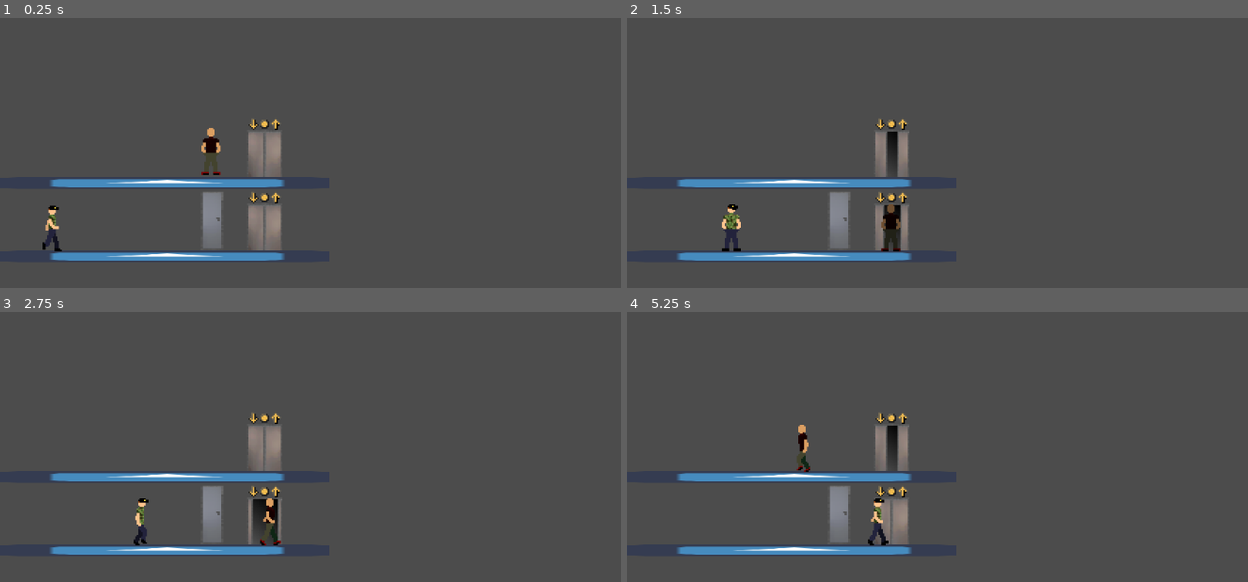
Above: before the commit, frames 1-4 (two rows, left to right).
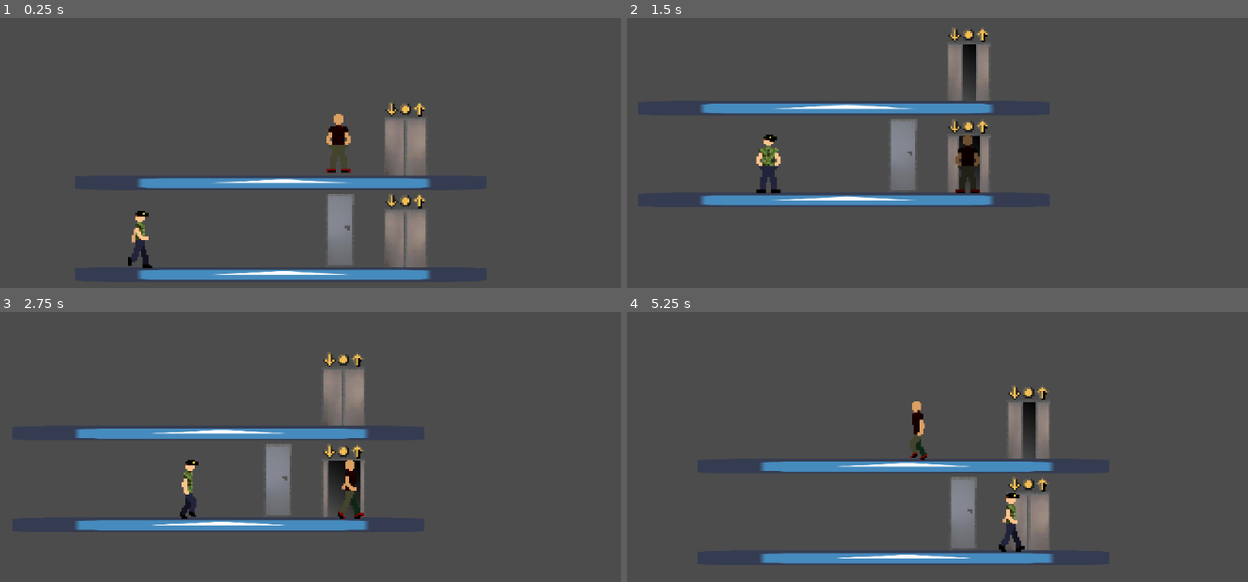
Above: after the commit, the same moments.

Repository: MihkelMK/suitsiidiindiviidid
Game: Godot game, scene res://main/Main.tscn
The game is run twice, just before and just after one commit, with the same random seed, the same clock (stepped at 60 frames per second) and the same inputs. The engine's default icon, where the game draws it, is replaced by a stand-in: a white triangle on a blue panel in a dark square.
Inputs:
- Up to frame 1 (0.25 s): no input
- Up to frame 2 (1.5 s): hold Right (ui_right) 0.53-1.28 s; hold E 0.53-1.28 s; hold Left (ui_left) from 1.28 s (still down); tap E at 1.35 s
- Up to frame 3 (2.75 s): release Left (ui_left) at 2.03 s; hold Right (ui_right) from 2.03 s (still down); hold E from 2.03 s (still down)
- Up to frame 4 (5.25 s): release E at 2.78 s; tap E at 2.85, 4.35 s; release Right (ui_right) at 3.53 s; hold E 3.53-4.28 s; hold Left (ui_left) from 3.53 s (still down); hold E from 5.03 s (still down)

The runs differ from the first frame. In frame 1, 13% of the frame differs, in the area x 6-70%, y 31-98%; in frame 2, 12%; in frame 3, 12%; in frame 4, 13%.

Commit message:
camera now follows the palyer

Diff:
--- a/src/main/Main.tscn
+++ b/src/main/Main.tscn
@@ -1,7 +1,6 @@
-[gd_scene load_steps=9 format=2]
+[gd_scene load_steps=8 format=2]
 
 [ext_resource path="res://main/Player.tscn" type="PackedScene" id=1]
-[ext_resource path="res://main/Elements/Ladder.tscn" type="PackedScene" id=2]
 [ext_resource path="res://icon.png" type="Texture" id=3]
 [ext_resource path="res://main/Elements/Locker.tscn" type="PackedScene" id=4]
 [ext_resource path="res://main/Elements/Lift.tscn" type="PackedScene" id=5]
@@ -12,47 +11,50 @@
 [node name="Main" type="Node"]
 
 [node name="Locker" parent="." instance=ExtResource( 4 )]
-position = Vector2( 272, 296 )
-
-[node name="Ladder" parent="." instance=ExtResource( 2 )]
-visible = false
-position = Vector2( 264, 264 )
+position = Vector2( 456, 308 )
 
 [node name="Icon" type="Sprite" parent="."]
-position = Vector2( 328, 360 )
+position = Vector2( 512, 372 )
 scale = Vector2( 7, 0.25 )
 texture = ExtResource( 3 )
 offset = Vector2( -14.8571, -63.9999 )
 
 [node name="Icon2" type="Sprite" parent="."]
-position = Vector2( 328, 260 )
+position = Vector2( 512, 272 )
 scale = Vector2( 7, 0.25 )
 texture = ExtResource( 3 )
 offset = Vector2( -14.8571, -63.9999 )
 
 [node name="LiftBottom" parent="." instance=ExtResource( 5 )]
-position = Vector2( 360, 296 )
+position = Vector2( 544, 308 )
 goesToPath = NodePath("../LiftUpper")
 
 [node name="LiftUpper" parent="." instance=ExtResource( 5 )]
-position = Vector2( 360, 196 )
+position = Vector2( 544, 208 )
 goesToPath = NodePath("../LiftBottom")
 
 [node name="Player" parent="." instance=ExtResource( 1 )]
-position = Vector2( 288, 200 )
+position = Vector2( 472, 212 )
+
+[node name="Camera2D" type="Camera2D" parent="Player"]
+position = Vector2( 40, 89 )
+current = true
+zoom = Vector2( 0.8, 0.8 )
+smoothing_enabled = true
+smoothing_speed = 4.0
 
 [node name="Valvur" parent="." instance=ExtResource( 6 )]
-position = Vector2( 56, 304 )
+position = Vector2( 240, 316 )
 
 [node name="TimerNode" parent="." instance=ExtResource( 7 )]
-position = Vector2( 184, 288 )
+position = Vector2( 368, 300 )
 time = 0.5
 
 [node name="FlipNode" parent="." instance=ExtResource( 8 )]
-position = Vector2( 0, 280 )
+position = Vector2( 184, 292 )
 
 [node name="FlipNode2" parent="." instance=ExtResource( 8 )]
-position = Vector2( 440, 280 )
+position = Vector2( 624, 292 )
 time = 1.0
 
 [connection signal="body_entered" from="Locker" to="Locker" method="_on_Locker_body_entered"]
